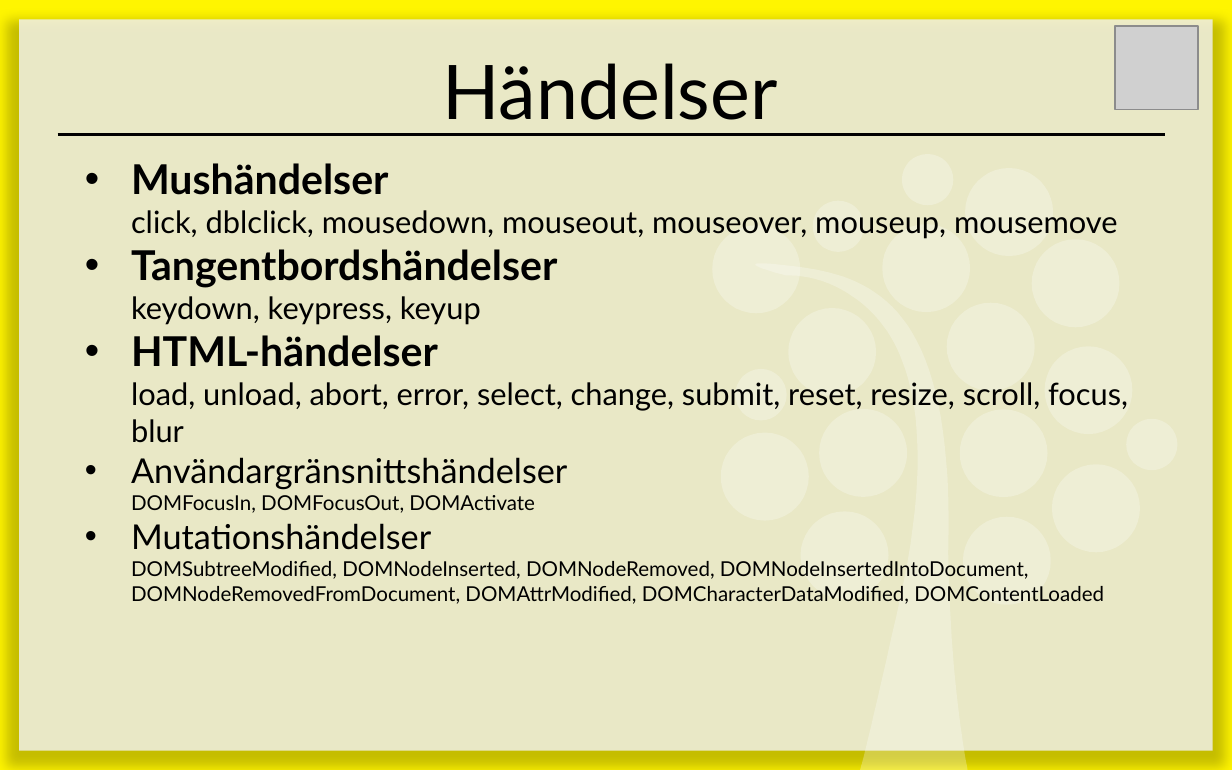
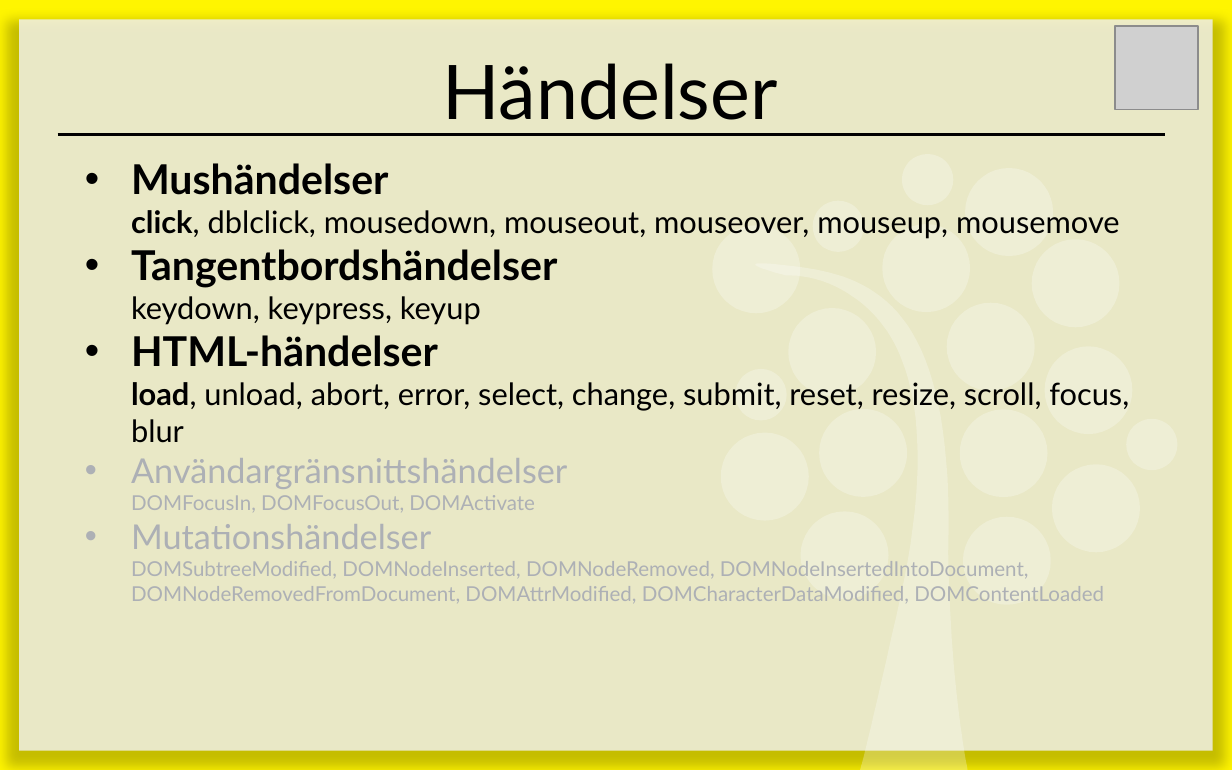
Before and after one commit to 1dv435/Kursmaterial, a slide deck: slide 26 of Föreläsningar/F07 - DOM.pptx (slide 37 before the commit). Drawn at 1232x770 pixels with LibreOffice and Linux fonts; fonts in the diff are those of the drawing; grey boxes stand for pictures. Boxes give left, top, right and bottom in pixels: in the first picture for what was removed or moved away, otherwise in the second. Text is boxed around its words. In the diff, an @@ line names an element or a change of style, - is before the commit and + after.

```diff
--- a/Föreläsningar/F07 - DOM.pptx
+++ b/Föreläsningar/F07 - DOM.pptx
@@ subtitle at (131, 163, 1129, 603): bold on in "click,", "load,"; text colour #000000 to #ADB0B5 in "Användargränsnittshändelser DOMFocusIn, DOMFocusOut, DOMActi ...", "Mutationshändelser DOMSubtreeModified, DOMNodeInserted, DOMN ..." @@
```
Also in this commit, not shown: 9 other slides changed, 2 slides added, 40 slides removed.
